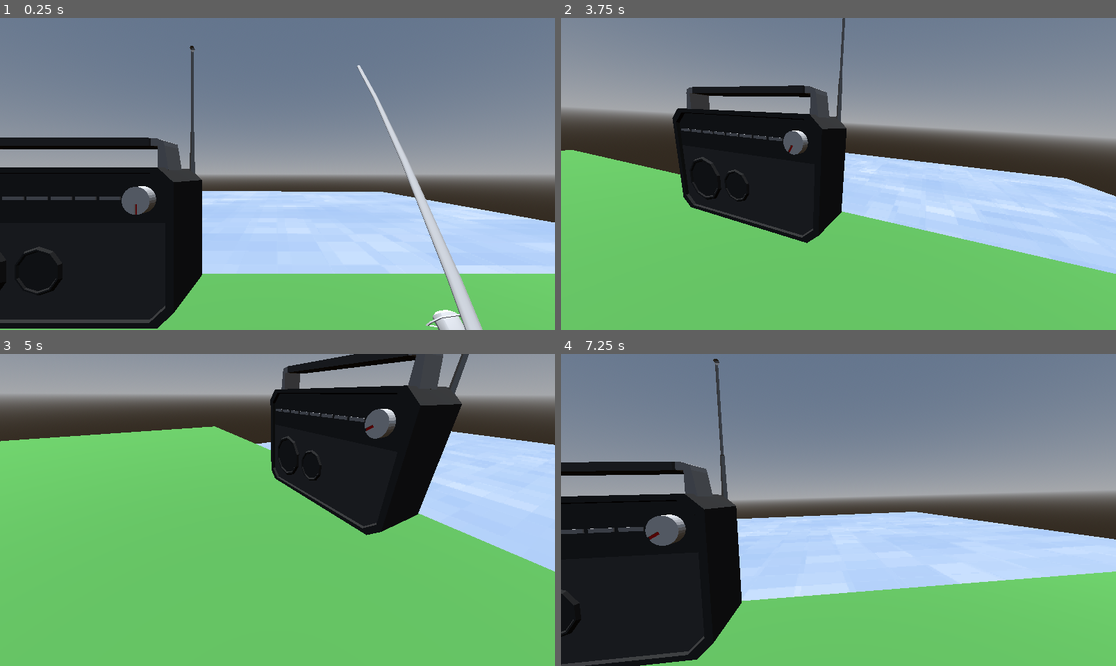
Above: before the commit, frames 1-4 (two rows, left to right).
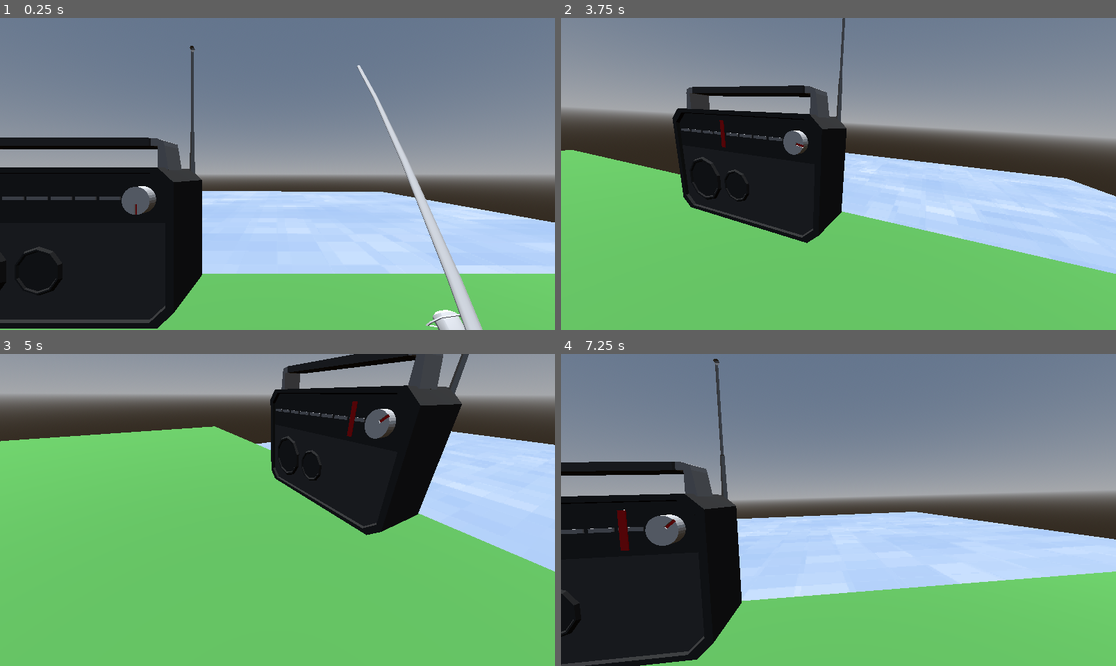
Above: after the commit, the same moments.

Repository: Herodegon/GMTK_2026
Game: Godot game, scene res://scenes/world.tscn
The game is run twice, just before and just after one commit, with the same random seed, the same clock (stepped at 60 frames per second) and the same inputs.
Inputs:
- Up to frame 1 (0.25 s): no input
- Up to frame 2 (3.75 s): hold D (right) 0.53-1.28 s; hold E (interact) 0.53-1.28 s; hold S (down) 1.28-2.03 s; tap E (interact) at 1.35, 2.85 s; hold D (right) 2.03-2.78 s; hold E (interact) 2.03-2.78 s; hold W (up) 2.78-3.53 s; hold A (left) from 3.53 s (still down); hold E (interact) from 3.53 s (still down)
- Up to frame 3 (5 s): keep holding A (left); release E (interact) at 4.28 s; tap E (interact) at 4.35 s
- Up to frame 4 (7.25 s): release A (left) at 5.03 s; hold S (down) 5.03-5.78 s; hold E (interact) 5.03-5.78 s; hold D (right) 5.78-6.53 s; tap E (interact) at 5.85 s; hold W (up) from 6.53 s (still down); hold E (interact) from 6.53 s (still down)

The runs differ from the first frame. In frame 2, less than 0.1% of the frame differs, in the area x 28-45%, y 32-44%; in frame 3, 0.1%; in frame 4, 0.3%, in the area x 10-23%, y 49-64%.

Commit message:
radio animations complete

Diff:
--- a/scenes/radio.tscn
+++ b/scenes/radio.tscn
@@ -3,6 +3,7 @@
 [ext_resource type="PackedScene" uid="uid://7yxwr8hy125q" path="res://assets/models/Radio.fbx" id="1_y83x7"]
 [ext_resource type="Script" uid="uid://xfr2b45hub6s" path="res://scripts/radio.gd" id="2_ldjbc"]
 [ext_resource type="PackedScene" uid="uid://db0rlwb2nb0lf" path="res://assets/models/knob.fbx" id="3_7h80l"]
+[ext_resource type="PackedScene" uid="uid://dmqsd652abqvq" path="res://assets/models/needle.fbx" id="4_4b7o3"]
 
 [node name="radio" unique_id=221357753 instance=ExtResource("1_y83x7")]
 script = ExtResource("2_ldjbc")
@@ -11,4 +12,7 @@
 visible = false
 
 [node name="knob" parent="." index="3" unique_id=335573315 instance=ExtResource("3_7h80l")]
-transform = Transform3D(0.35, 0, 0, 0, -1.5298985e-08, -0.35, 0, 0.35, -1.5298985e-08, 0.62939763, 0.8330077, 0.33428743)
+transform = Transform3D(0.35, 0, 0, 0, 0.35000002, 0, 0, 0, 0.35, 0.62939763, 0.8330077, 0.33428743)
+
+[node name="needle" parent="." index="4" unique_id=389213224 instance=ExtResource("4_4b7o3")]
+transform = Transform3D(0.15, 0, 0, 0, -6.5567085e-09, -0.15, 0, 0.15, -6.5567085e-09, -0.6, 0.837, 0.364)
--- a/scripts/radio.gd
+++ b/scripts/radio.gd
@@ -2,7 +2,9 @@
 
 var freq: int = 0
 var num_frequencies: int = 3
-var tween: Tween
+
+var target_rotation: float = 0.0
+var target_position: float = -0.6
 
 # Called when the node enters the scene tree for the first time.
 func _ready() -> void:
@@ -13,24 +15,23 @@
 	# outline, visual button prompt
 	pass
 
+func _physics_process(delta: float) -> void:
+	$knob.rotation.z = lerp_angle($knob.rotation.z, deg_to_rad(target_rotation), 10.0 * delta)
+	$needle.position.x = lerp($needle.position.x, target_position, 10.0 * delta)
+
 func change_freq():
 	freq += 1
 
 	match freq % num_frequencies:
 		0:
 			print("radio: news")
+			target_rotation = 30.0
+			target_position = -.60
 		1:
 			print("radio: music")
+			target_rotation = 90.0
+			target_position = -.10
 		2:
 			print("radio: talkshow")
-
-	knob_lerp(30.0)
-func knob_lerp(degrees_rotating: float) -> void:
-	if tween and tween.is_running():
-		tween.kill()
-
-	var local_axis: Vector3 = Vector3.FORWARD
-	var target_basis: Basis = $knob.transform.basis.rotated(local_axis, deg_to_rad(degrees_rotating))
-
-	tween = create_tween().set_trans(Tween.TRANS_QUAD).set_ease(Tween.EASE_OUT)
-	tween.tween_property($knob, "transform:basis", target_basis, 0.25)
+			target_rotation = 130.0
+			target_position = .38
Binary file changed: assets/models/knob.fbx
Binary file added: assets/models/needle.fbx
Not shown, added: assets/models/needle.fbx.import
Not shown, changed: assets/models/knob.blend
Not shown, changed: assets/models/knob.blend1
Not shown, added: assets/models/needle.blend
Not shown, added: assets/models/needle.blend1
